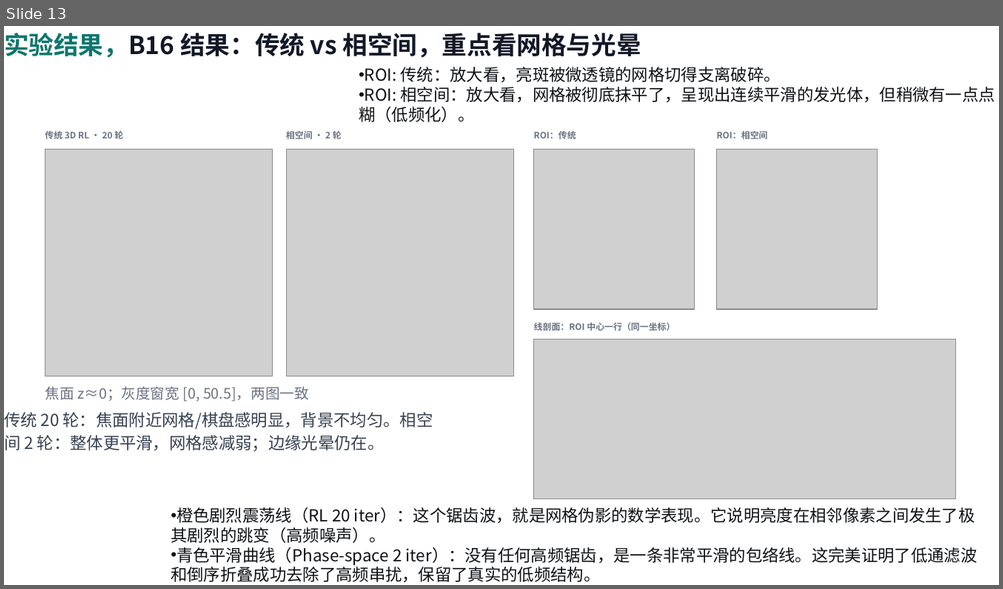
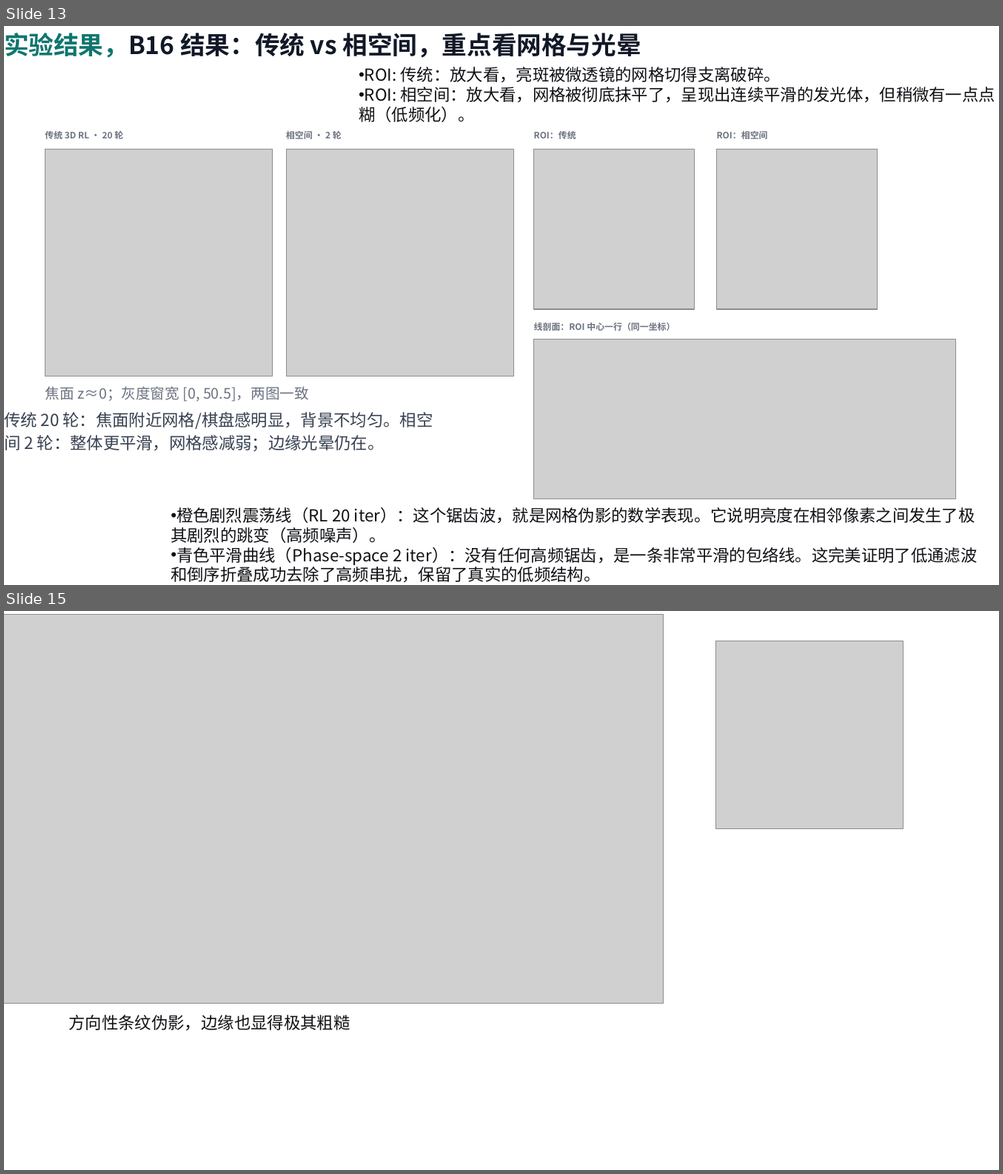
Before and after one commit to hyx0320/LightField-deconvolution-master, a slide deck: 光场显微成像的相位空间反卷积.pptx. Shown one above the other, each under a label of ours: slide 13 before the commit, slides 13 and 15 after it; the slides between them are not shown. The pictures are 1003x589 and 1003x1174 pixels, drawn with LibreOffice and Linux fonts; fonts in the diff are those of the drawing; grey boxes stand for pictures. Boxes give left, top, right and bottom in pixels: in the first picture for what was removed or moved away, otherwise in the second. Text is boxed around its words. In the diff, an @@ line names an element or a change of style, - is before the commit and + after.

```diff
--- a/光场显微成像的相位空间反卷积.pptx
+++ b/光场显微成像的相位空间反卷积.pptx
@@ slide 15 added at (x1=4, y1=611, x2=999, y2=1170), background #FFFFFF @@
@@ picture added at (x1=4, y1=615, x2=663, y2=1003) @@
@@ picture added at (x1=716, y1=641, x2=903, y2=828) @@
@@ text added at (x1=69, y1=1015, x2=350, y2=1031), 16 pt, text #0F1115 @@
+方向性条纹伪影，边缘也显得极其粗糙
```
Also in this commit, not shown: 2 slides changed, 1 slide removed.
